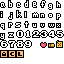
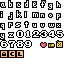
The second w=64, h=64 image is a revision of the first. Changes to its layers:
painted on "Background copy" over [0, 0, 61, 40]
